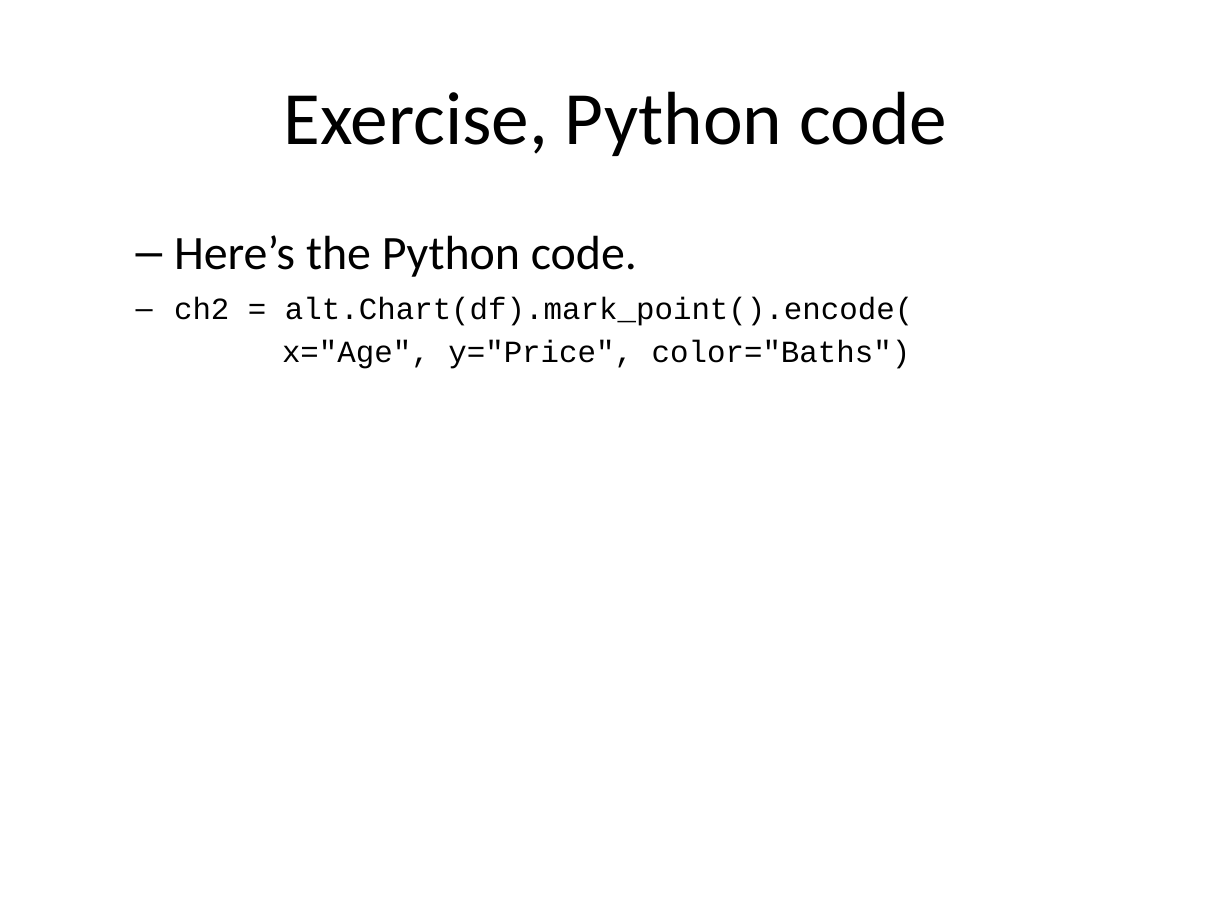
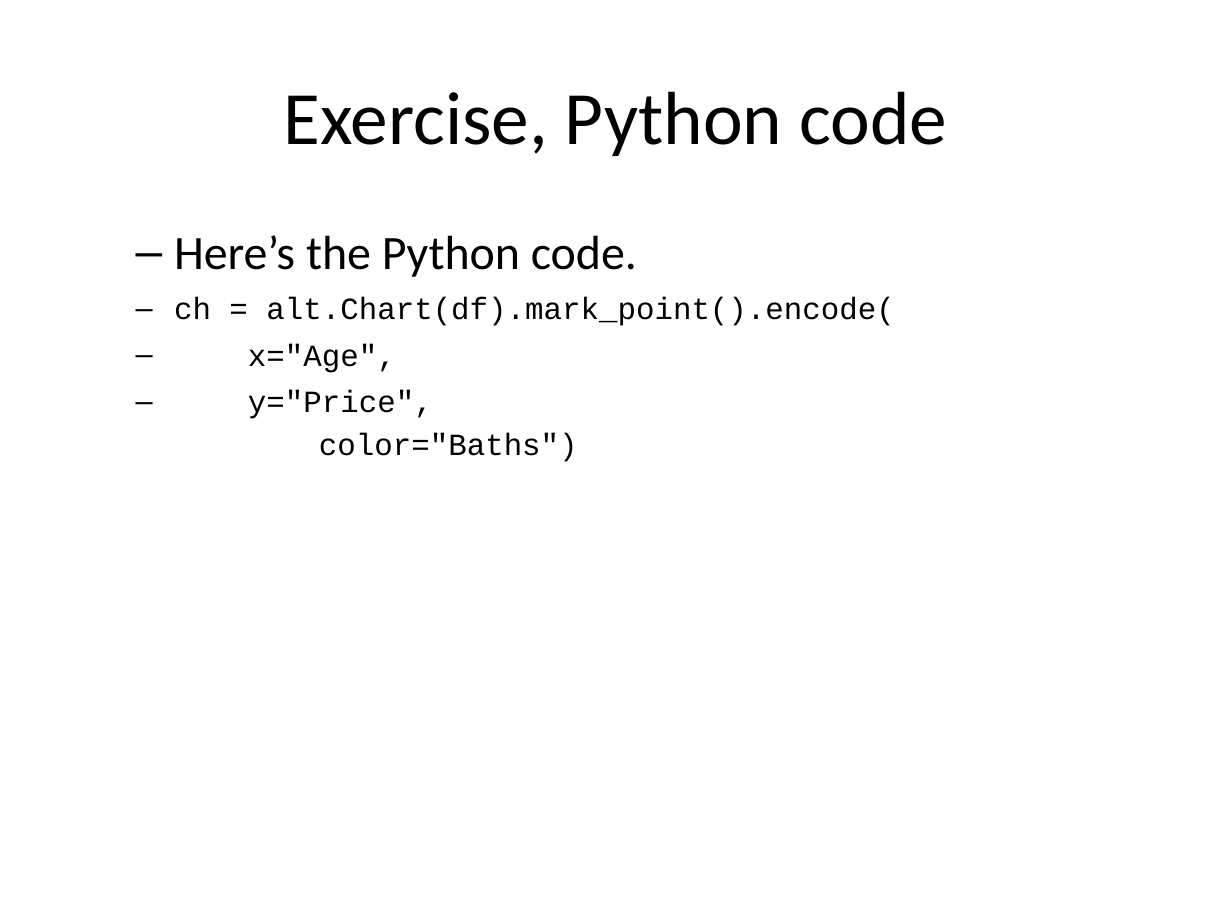
Before and after one commit to pmean/data-visualization, a slide deck: slide 90 of data-viz-01/src/complete-lecture-scatterplots.pptx (slide 88 before the commit). Drawn at 1232x924 pixels with LibreOffice and Linux fonts; fonts in the diff are those of the drawing. Boxes give left, top, right and bottom in pixels: in the first picture for what was removed or moved away, otherwise in the second. Text is boxed around its words. In the diff, an @@ line names an element or a change of style, - is before the commit and + after.

```diff
--- a/data-viz-01/src/complete-lecture-scatterplots.pptx
+++ b/data-viz-01/src/complete-lecture-scatterplots.pptx
@@ text at <box>174,297,894,462</box>: text changed @@
-ch2 = alt.Chart(df).mark_point().encode(
-x="Age", y="Price", color="Baths")
+ch = alt.Chart(df).mark_point().encode(
+x="Age",
+y="Price",
+color="Baths")
```
Also in this commit, not shown: 5 other slides changed, 2 slides added, 1 slide removed, 7 other files.
